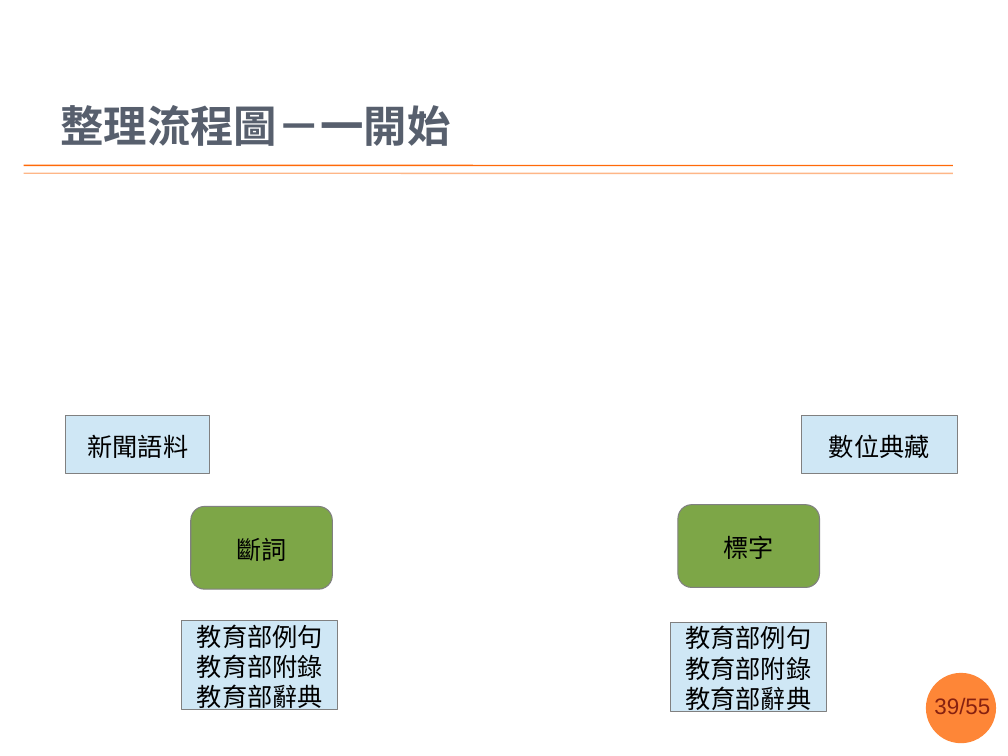
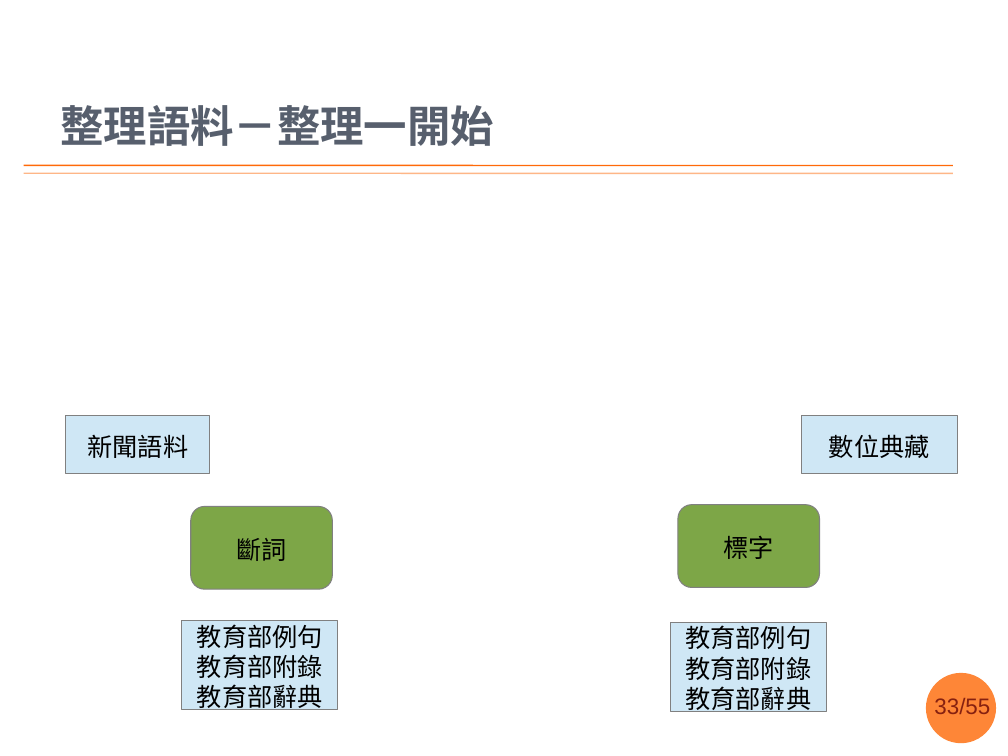
Before and after one commit to sih4sing5hong5/po3-ko3_tau5-iann2-phinn3, a slide deck: slide 33 of 翻譯報告.pptx (slide 39 before the commit). Drawn at 1008x756 pixels with LibreOffice and Linux fonts; fonts in the diff are those of the drawing; background and template pictures are left out. Boxes give left, top, right and bottom in pixels: in the first picture for what was removed or moved away, otherwise in the second. Text is boxed around its words. In the diff, an @@ line names an element or a change of style, - is before the commit and + after.

```diff
--- a/翻譯報告.pptx
+++ b/翻譯報告.pptx
@@ title at [60,105,494,146]: text changed @@
-整理流程圖－一開始
+整理語料－整理一開始
@@ page number at [934,698,990,714]: text changed @@
-39/55
+33/55
```
Also in this commit, not shown: 11 other slides changed, 7 slides added.
